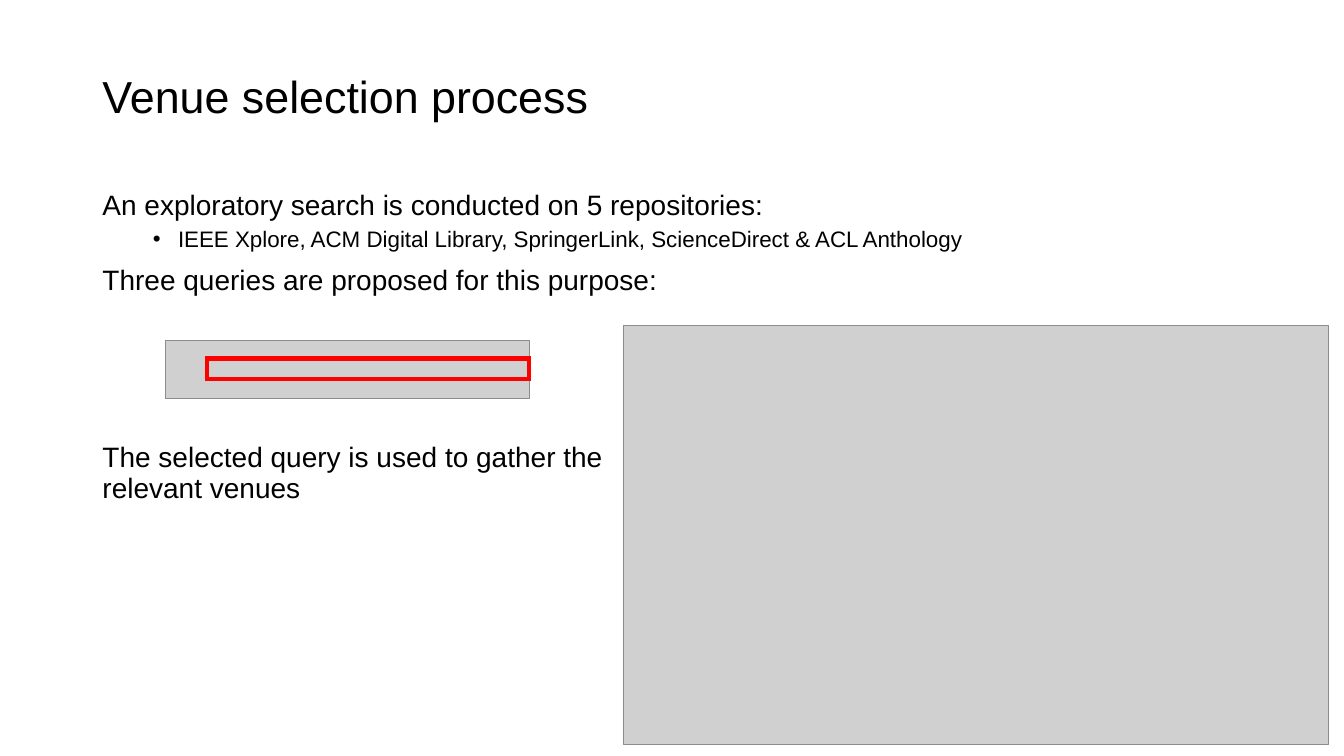
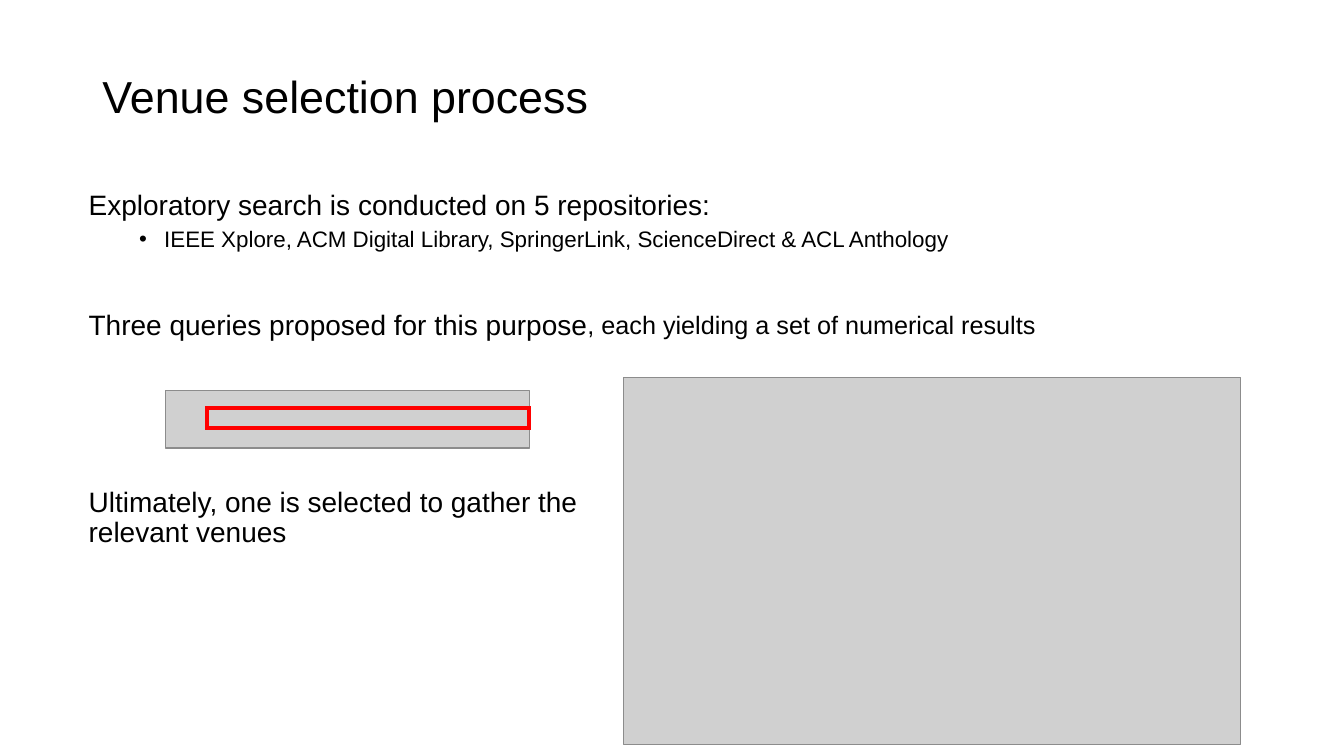
Before and after one commit to iberius96/Msc_Thesis, a slide deck: slide 4 of Backups/Presentation_Samuele_Ceol.pptx. Drawn at 1344x756 pixels with LibreOffice and Linux fonts; fonts in the diff are those of the drawing; grey boxes stand for pictures. Boxes give left, top, right and bottom in pixels: in the first picture for what was removed or moved away, otherwise in the second. Text is boxed around its words. In the diff, an @@ line names an element or a change of style, - is before the commit and + after.

```diff
--- a/Backups/Presentation_Samuele_Ceol.pptx
+++ b/Backups/Presentation_Samuele_Ceol.pptx
@@ text "Exploratory search is conducted on ...": place and size @@
-text "Exploratory search is conducted on ..." at bbox=[102, 194, 962, 499]
+text "Exploratory search is conducted on ..." at bbox=[89, 194, 948, 543]
@@ text at bbox=[89, 194, 710, 220]: text changed @@
-An exploratory search is conducted on 5 repositories:
+Exploratory search is conducted on 5 repositories:
@@ text at bbox=[89, 314, 587, 543]: text changed @@
-Three queries are proposed for this purpose:
-The selected query is used to gather the
-relevant venues
+Three queries proposed for this purpose
+Ultimately, one is selected to gather the
+relevant venues
@@ text added at bbox=[601, 315, 1035, 340], 18 pt, text #000000 @@
+, each yielding a set of numerical results
@@ picture: place and size @@
-picture at bbox=[624, 325, 1329, 744]
+picture at bbox=[624, 377, 1241, 744]
@@ picture: place and size @@
-picture at bbox=[165, 341, 529, 398]
+picture at bbox=[165, 390, 529, 448]
@@ rectangle: place and size @@
-rectangle at bbox=[207, 359, 529, 379]
+rectangle at bbox=[207, 407, 529, 427]
```
Also in this commit, not shown: 7 other slides changed, 8 slides added, 2 slides removed, 1 other file.
